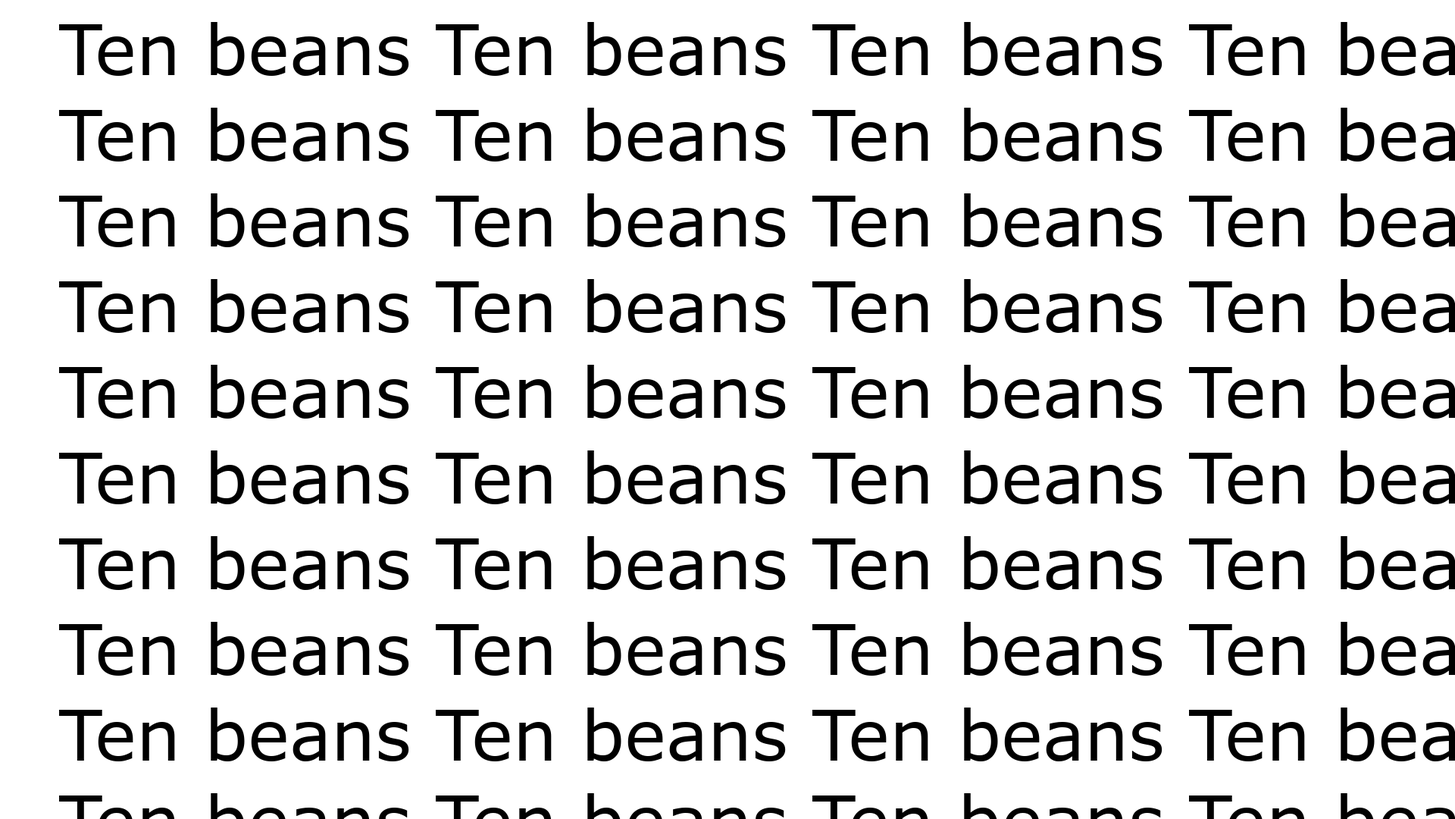
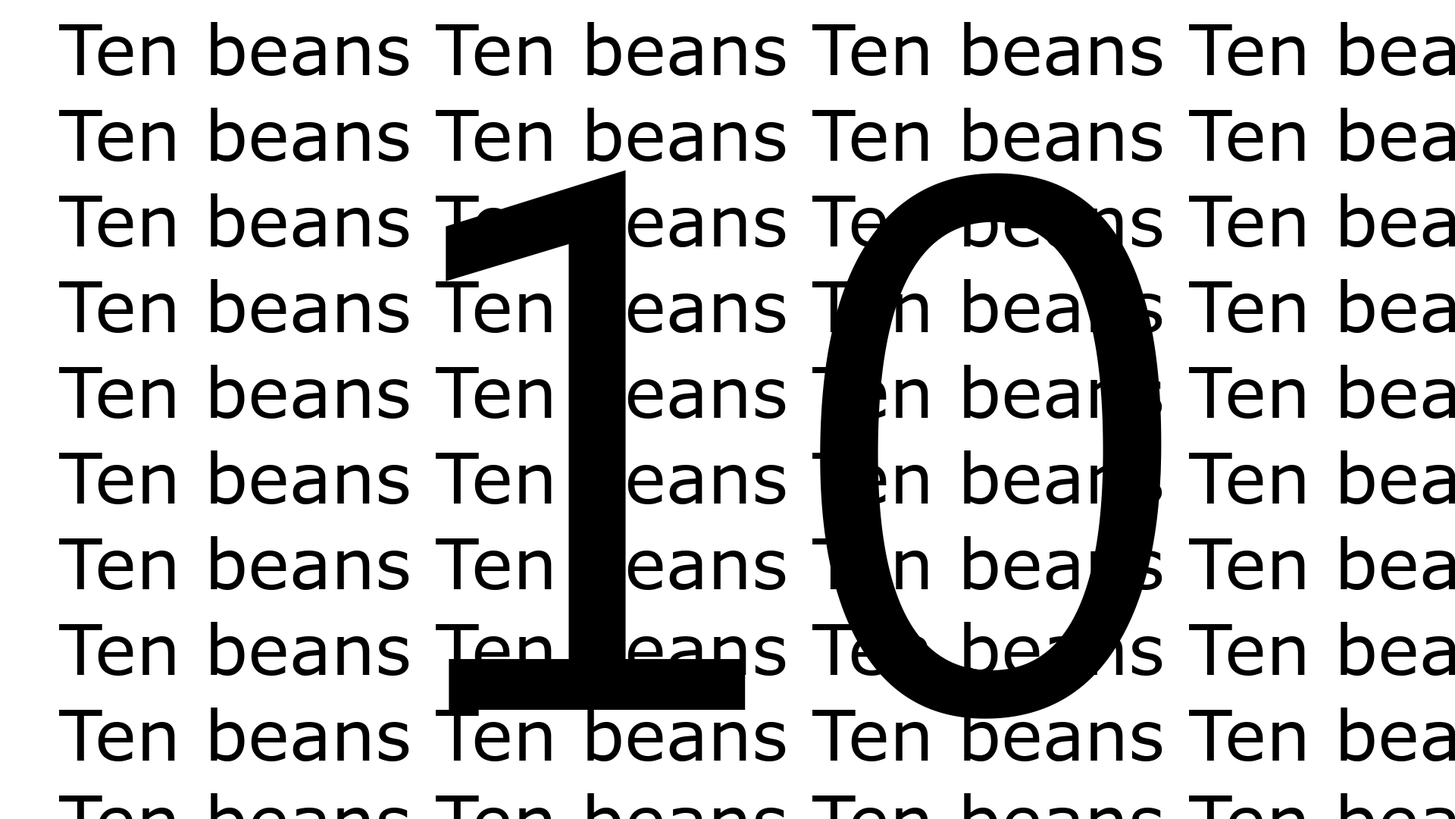
Layers edited between the first and the second 1455 × 819 image:
added layer "10" above "圖層" over [445,169,1162,719]
